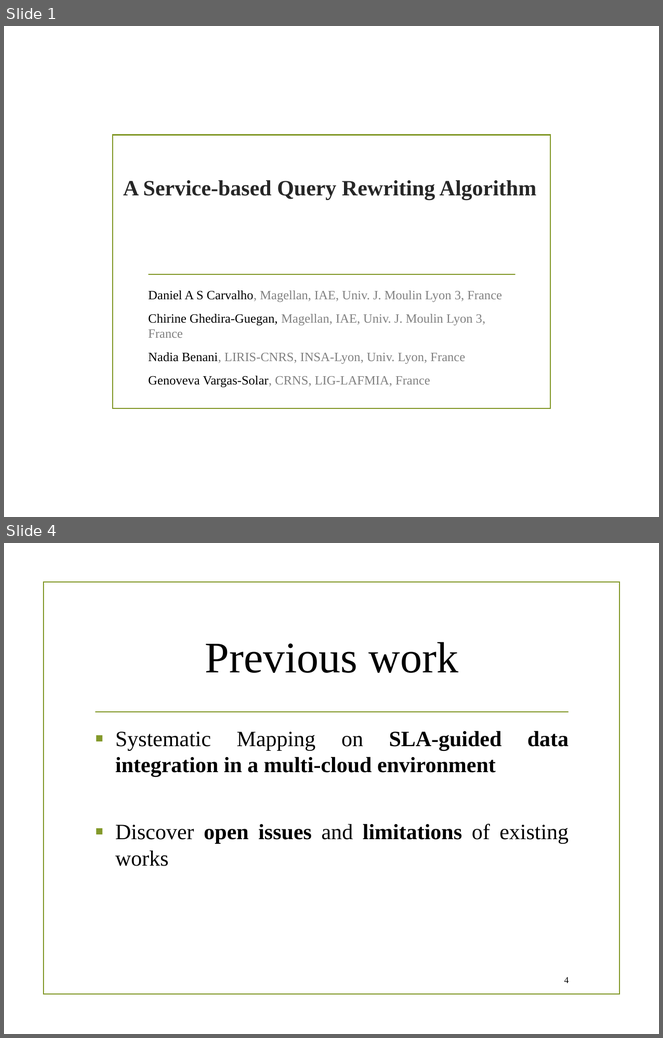
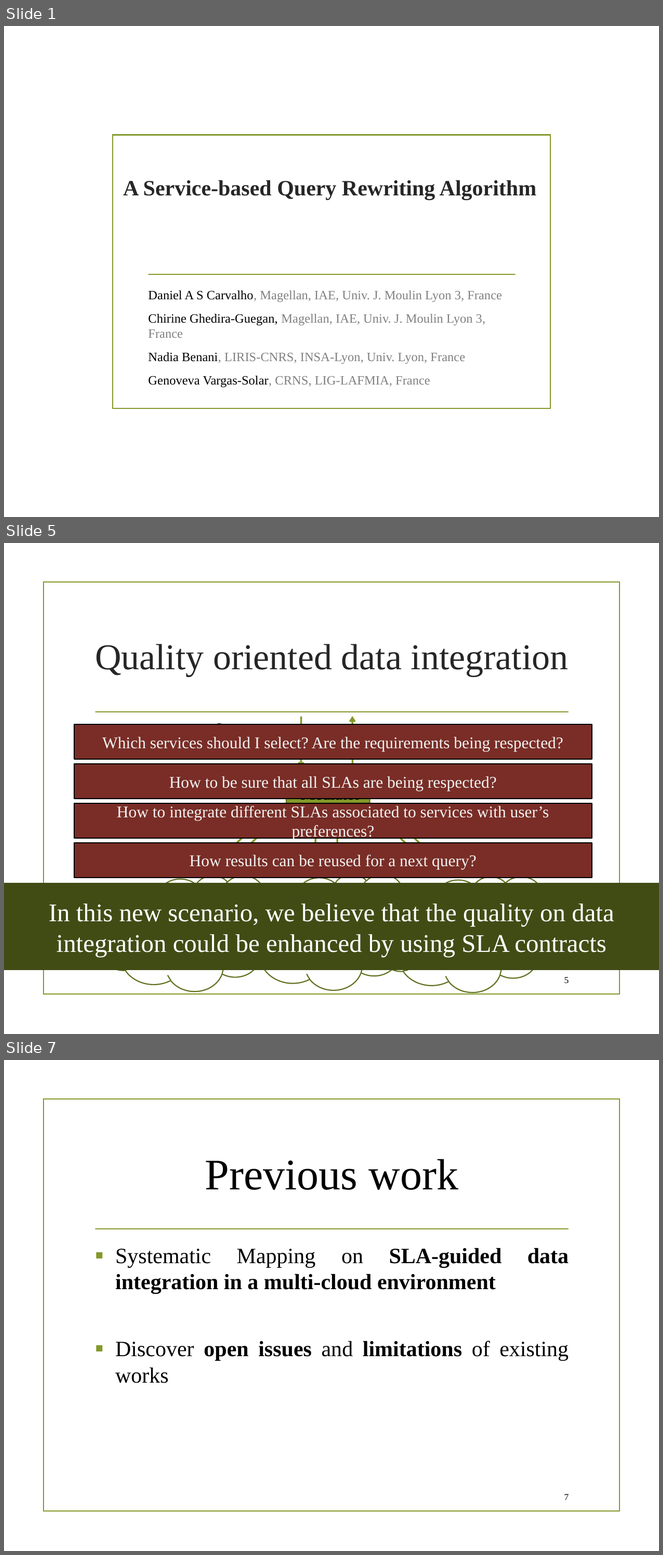
Before and after one commit to danielboni/DanielCarvalho-PhD, a slide deck: Presentations/Magellan/SI presentation 040216.pptx. Shown one above the other, each under a label of ours: slides 1 and 4 before the commit, slides 1, 5 and 7 after it; the slides between them are not shown. The pictures are 663x1038 and 663x1555 pixels, drawn with LibreOffice and Linux fonts; fonts in the diff are those of the drawing; background and template pictures are left out. Boxes give left, top, right and bottom in pixels: in the first picture for what was removed or moved away, otherwise in the second. Text is boxed around its words. In the diff, an @@ line names an element or a change of style, - is before the commit and + after.

```diff
--- a/Presentations/Magellan/SI presentation 040216.pptx
+++ b/Presentations/Magellan/SI presentation 040216.pptx
@@ slide 5 added at (4,543,659,1034), background picture (left out); not listed: 2 template elements that a slide beside it also shows @@
@@ title added at (95,644,569,677), 40 pt, text #262626 @@
+Quality oriented data integration
@@ rectangle added at (74,724,592,759), fill #7A2D26, outline #000000 1.25 pt, 18 pt, text #F2F2F2 @@
+Which services should I select? Are the requirements being respected?
@@ group added at (100,716,563,992): 8 arrows, 4 texts, 3 clouds, 1 rounded rectangle @@
+Mediator
+Query
+Result
+(Quality preferences)
@@ rectangle added at (74,764,592,798), fill #7A2D26, outline #000000 1.25 pt, 18 pt, text #F2F2F2 @@
+How to be sure that all SLAs are being respected?
@@ rectangle added at (74,804,592,838), fill #7A2D26, outline #000000 1.25 pt, 18 pt, text #F2F2F2 @@
+How to integrate different SLAs associated to services with user’s preferences?
@@ rectangle added at (74,843,592,878), fill #7A2D26, outline #000000 1.25 pt, 18 pt, text #F2F2F2 @@
+How results can be reused for a next query?
@@ rectangle added at (4,883,659,970), fill #414D15, 28 pt, text #FFFFFF @@
+In this new scenario, we believe that the quality on data integration could be enhanced by using SLA contracts
@@ page number added at (565,977,569,983), 10 pt, text #000000 @@
+5
@@ what was slide 4 is now slide 7 @@
@@ page number at (565,1494,569,1500): text changed @@
-4
+7
```
Also in this commit, not shown: 2 slides changed, 2 other slides added.
